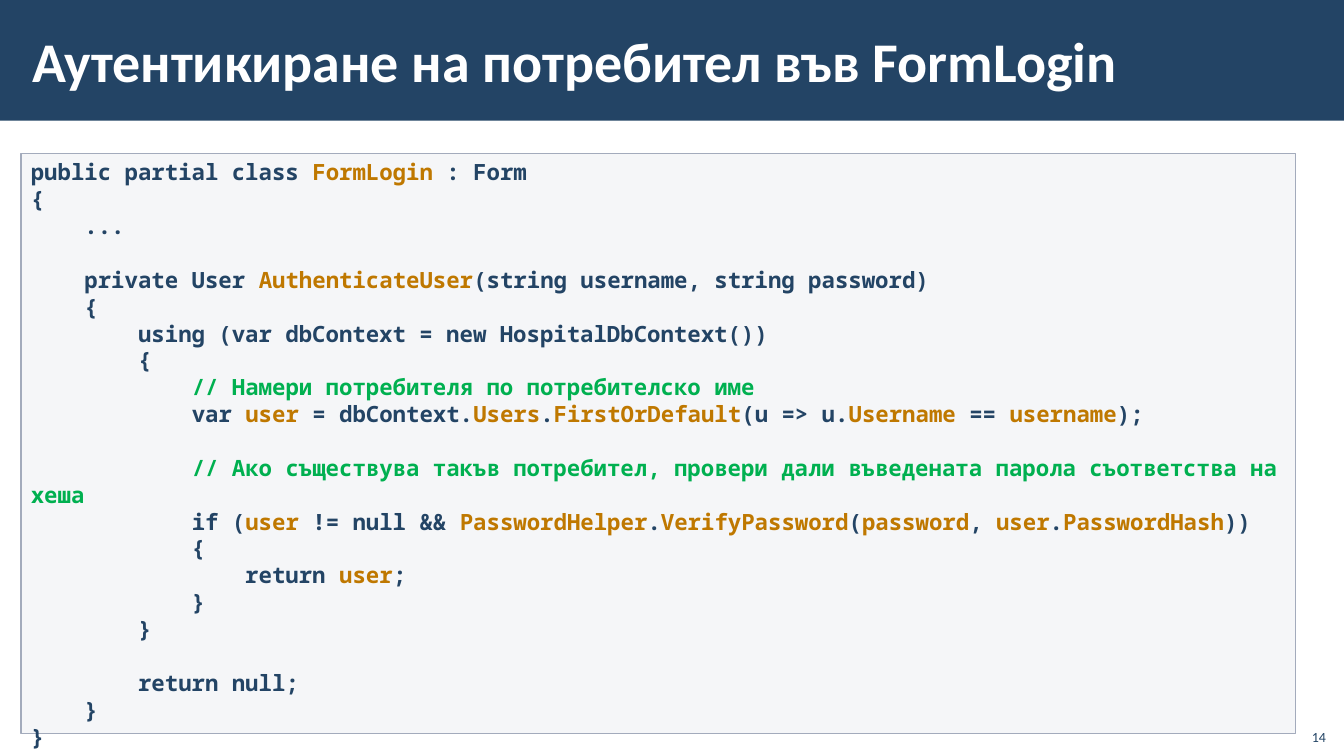
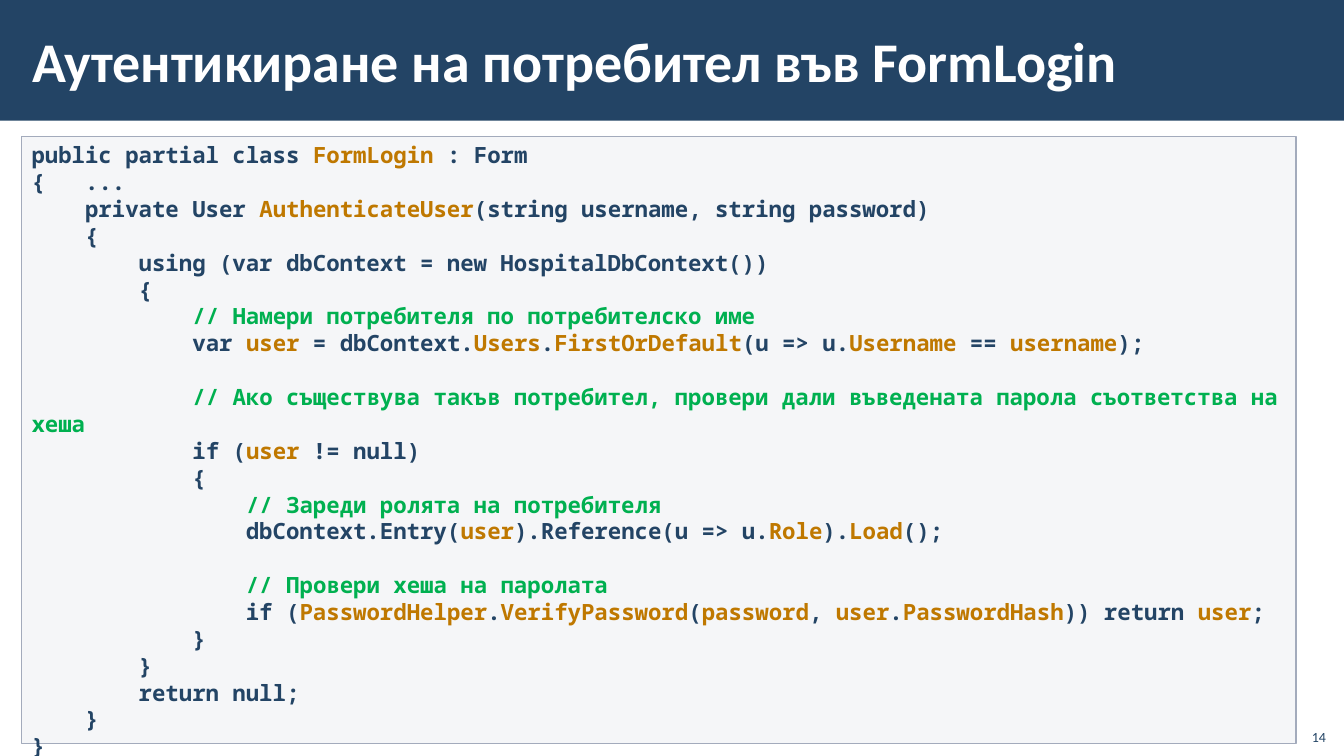
Before and after one commit to BG-IT-Edu/School-Programming, a slide deck: slide 14 of Courses/Software-Sciences/Module-4-Information-Systems-New/12-Implementation-of-Information-System/12-Implementation-of-Information-System-First-Part.pptx. Drawn at 1344x756 pixels with LibreOffice and Linux fonts; fonts in the diff are those of the drawing; background and template pictures are left out. Boxes give left, top, right and bottom in pixels: in the first picture for what was removed or moved away, otherwise in the second. Text is boxed around its words. In the diff, an @@ line names an element or a change of style, - is before the commit and + after.

```diff
--- a/Courses/Software-Sciences/Module-4-Information-Systems-New/12-Implementation-of-Information-System/12-Implementation-of-Information-System-First-Part.pptx
+++ b/Courses/Software-Sciences/Module-4-Information-Systems-New/12-Implementation-of-Information-System/12-Implementation-of-Information-System-First-Part.pptx
@@ text in rectangle at bbox=[21, 136, 1297, 743]: text changed @@
-{
-...
+{ ...
@@ rectangle "public partial class FormLogin : ...": place and size @@
-rectangle "public partial class FormLogin : ..." at bbox=[21, 153, 1297, 734]
+rectangle "public partial class FormLogin : ..." at bbox=[21, 136, 1297, 743]
@@ text in rectangle at bbox=[192, 441, 420, 463]: text changed; text colour #BF7800 to #234465 @@
-if (user != null && PasswordHelper.VerifyPassword(password, user.PasswordHash))
+if (user != null)
@@ text in rectangle at bbox=[246, 496, 1265, 626]: text changed; text colour #234465 to #BF7800 @@
-return user;
+// Зареди ролята на потребителя
+dbContext.Entry(user).Reference(u => u.Role).Load();
+// Провери хеша на паролата
+if (PasswordHelper.VerifyPassword(password, user.PasswordHash)) return user;
```
Also in this commit, not shown: 1 other slide changed.
